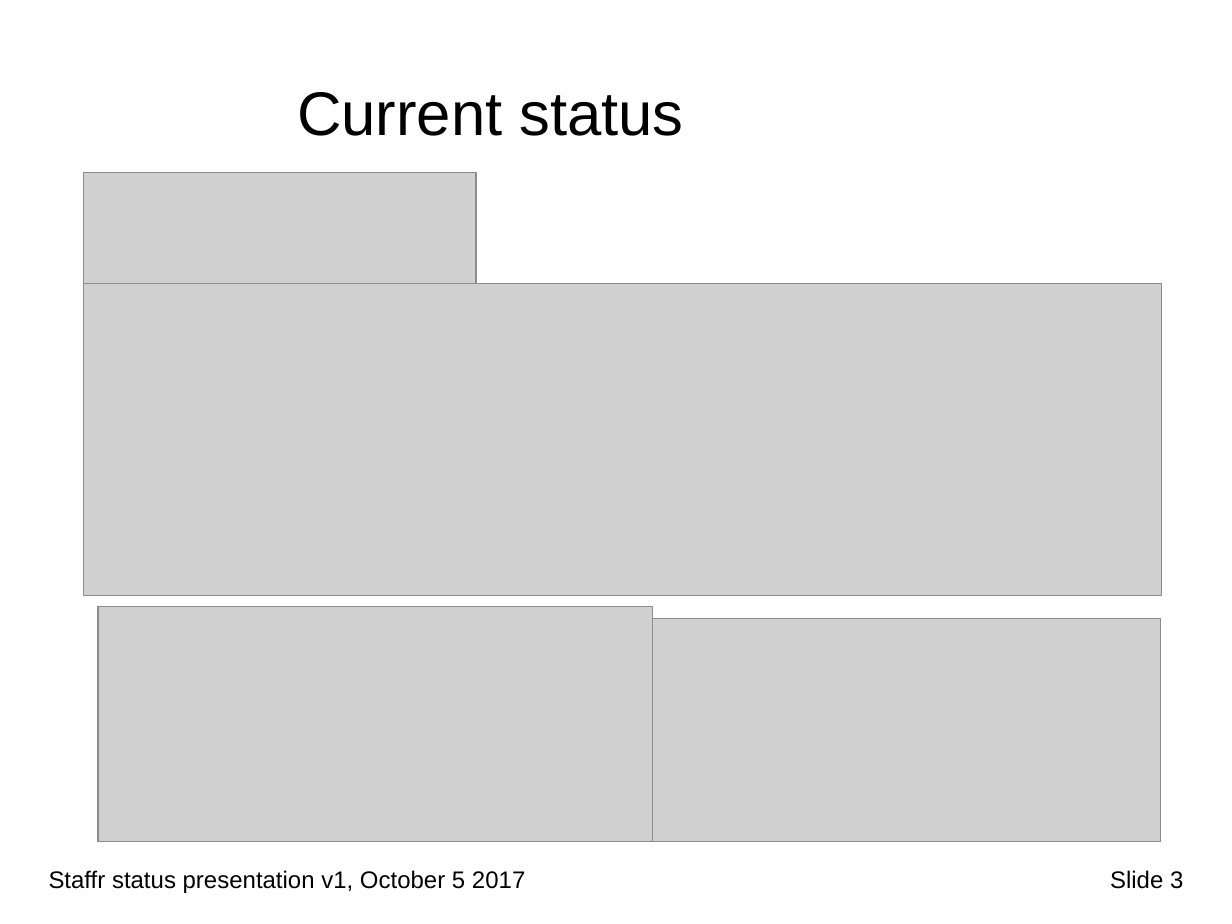
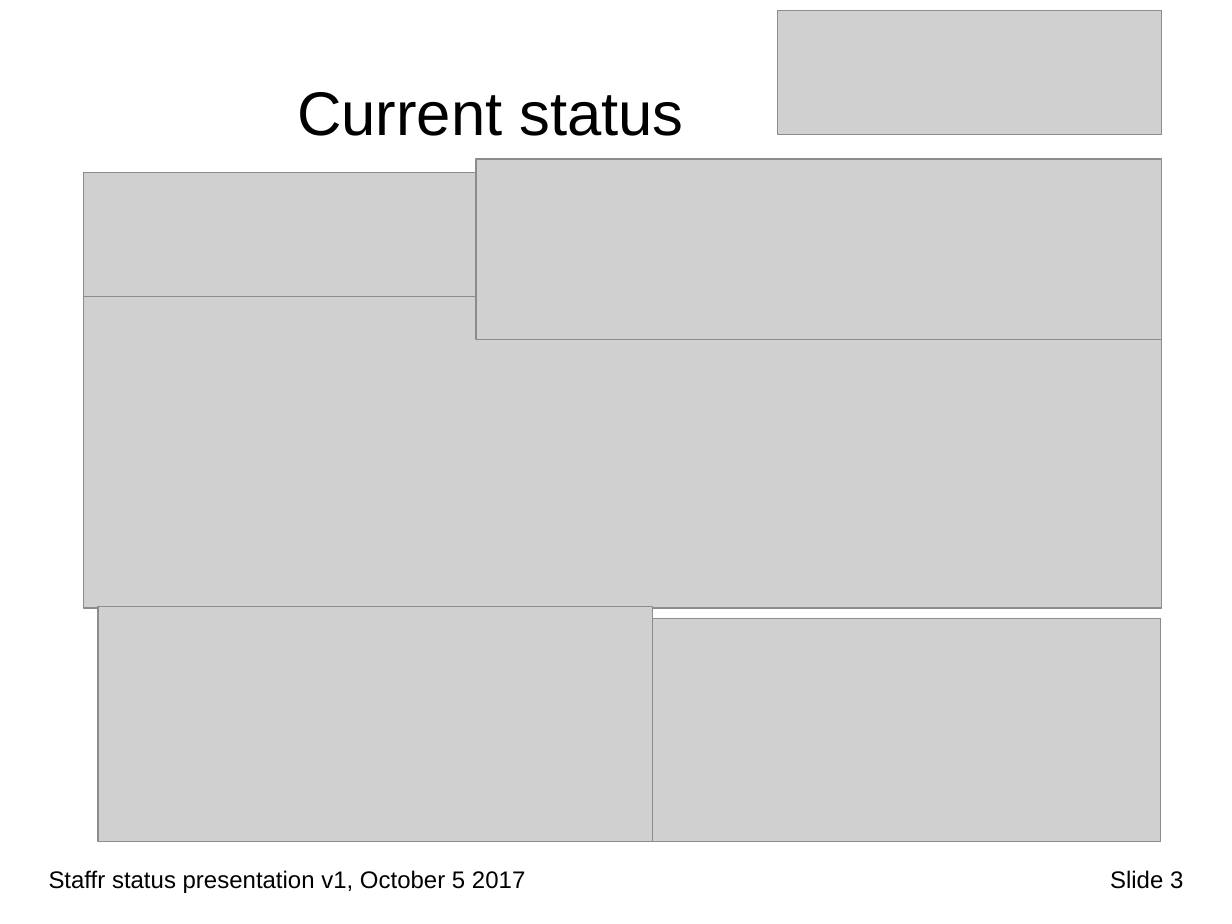
Before and after one commit to Plavit/Staffr, a slide deck: slide 4 of docs/WIP/Staffr_status_1.pptx. Drawn at 1232x924 pixels with LibreOffice and Linux fonts; fonts in the diff are those of the drawing; grey boxes stand for pictures; background and template pictures are left out. Boxes give left, top, right and bottom in pixels: in the first picture for what was removed or moved away, otherwise in the second. Text is boxed around its words. In the diff, an @@ line names an element or a change of style, - is before the commit and + after.

Commit message:
first status pres quickfix

```diff
--- a/docs/WIP/Staffr_status_1.pptx
+++ b/docs/WIP/Staffr_status_1.pptx
@@ picture added at [777,10,1161,134] @@
@@ picture added at [476,159,1161,340] @@
@@ picture: place and size @@
-picture at [84,283,1162,595]
+picture at [84,296,1162,607]
```
Also in this commit, not shown: 1 other slide changed.
